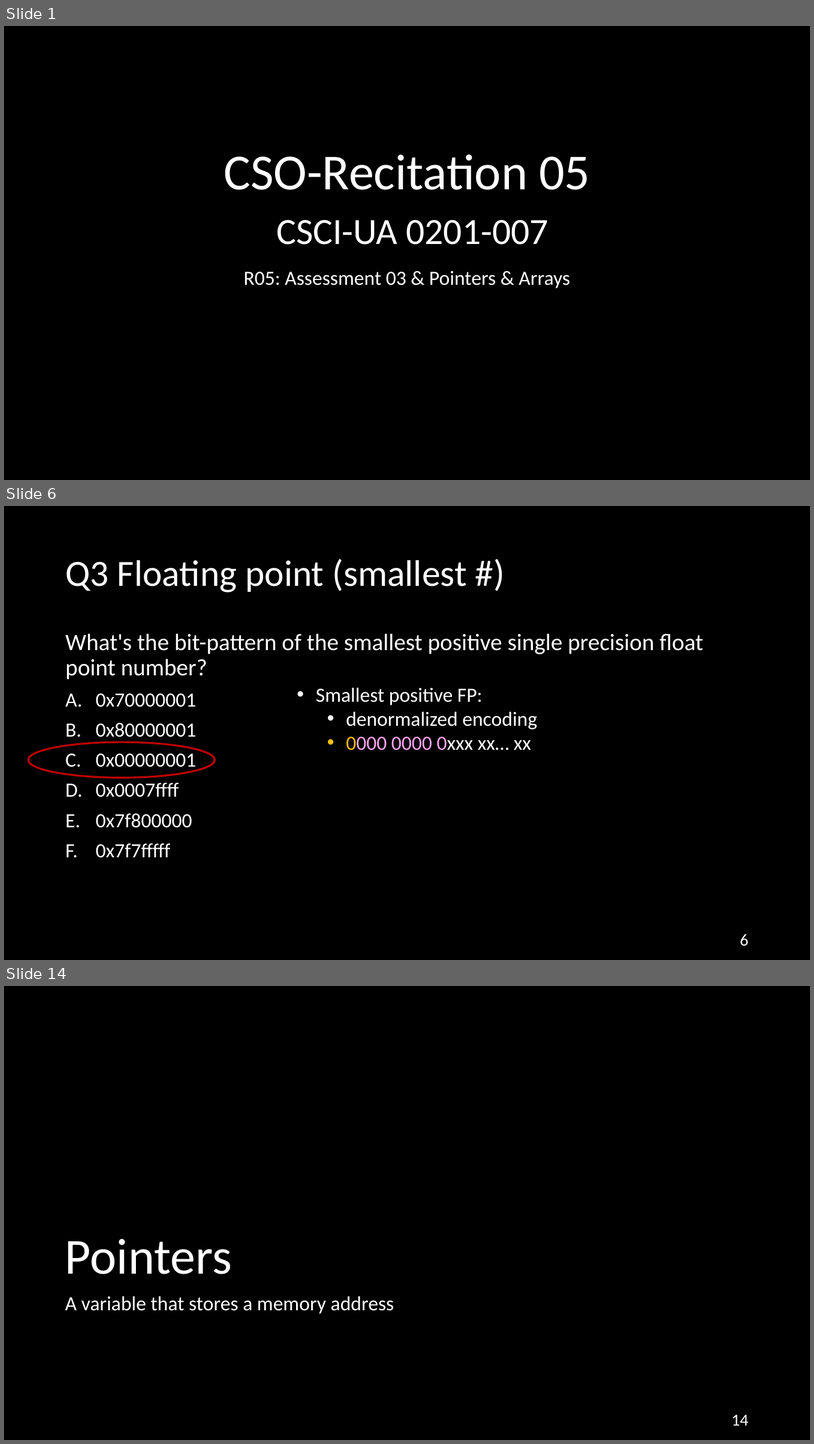
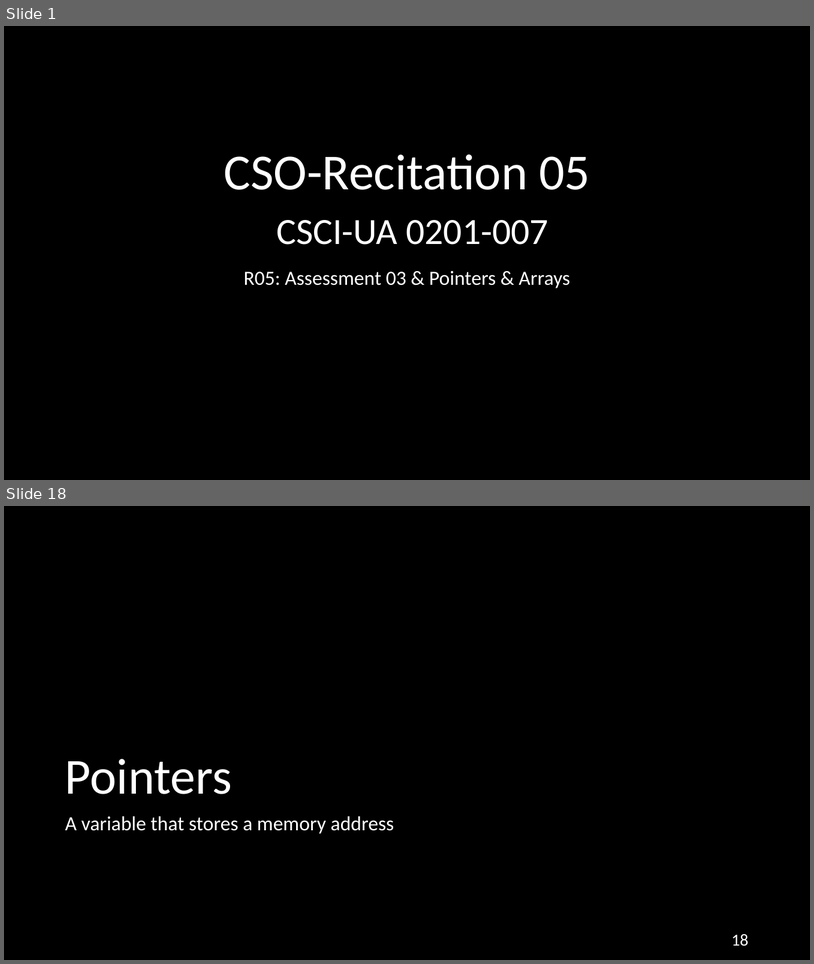
Before and after one commit to NYU-CSO/nyu-cso.github.io, a slide deck: rec-notes/r05.pptx. Shown one above the other, each under a label of ours: slides 1, 6 and 14 before the commit, slides 1 and 18 after it; the slides between them are not shown. The pictures are 814x1444 and 814x964 pixels, drawn with LibreOffice and Linux fonts; fonts in the diff are those of the drawing. Boxes give left, top, right and bottom in pixels: in the first picture for what was removed or moved away, otherwise in the second. Text is boxed around its words. In the diff, an @@ line names an element or a change of style, - is before the commit and + after.

```diff
--- a/rec-notes/r05.pptx
+++ b/rec-notes/r05.pptx
@@ slide 6 removed at (x1=4, y1=506, x2=810, y2=960), background #000000 @@
@@ title removed at (x1=65, y1=559, x2=467, y2=592) @@
-Q3 Floating point (smallest #)
@@ text removed at (x1=65, y1=633, x2=704, y2=858) @@
-What's the bit-pattern of the smallest positive single precision float point number?
-A. 0x70000001
-B. 0x80000001
-C. 0x00000001
-D. 0x0007ffff
-E. 0x7f800000
-F. 0x7f7fffff
@@ text removed at (x1=316, y1=687, x2=537, y2=750) @@
-• Smallest positive FP:
-  • denormalized encoding
-  • 0000 0000 0xxx xx… xx
@@ ellipse removed at (x1=28, y1=742, x2=215, y2=778) @@
@@ page number removed at (x1=740, y1=934, x2=749, y2=946) @@
-6
@@ what was slide 14 is now slide 18 @@
@@ page number at (x1=732, y1=934, x2=749, y2=946): text changed @@
-14
+18
```
Also in this commit, not shown: 6 slides changed, 14 slides added, 9 other slides removed, 1 other file.
